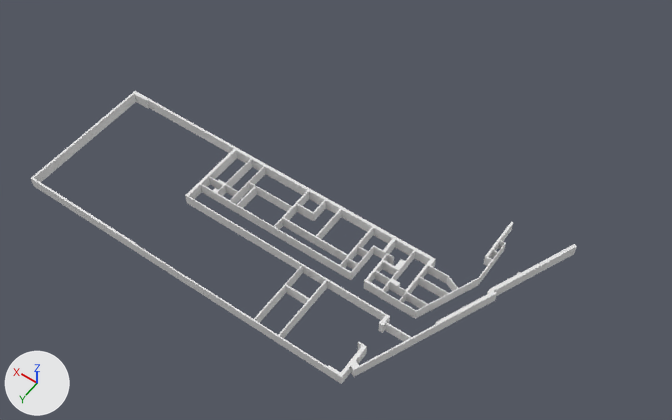
The Blender file INB Resources/Raw Assets/Blender/floor.blend: old version first, new version second.
One viewpoint serves both versions: a camera (50 mm lens) standing at (-47.8, 122.3, 116.1) and looking at (8.1, 44.1, -6.8). Arrows for +X, +Y and +Z are at lower left; the lights stay in place.
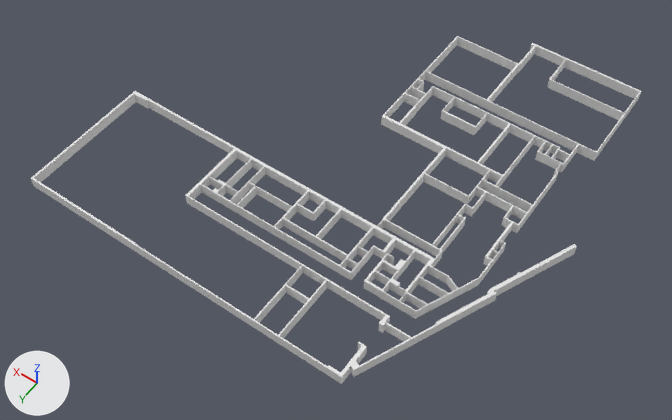
Commit message: Ground floor walls around 75% complete.

Location of each change, (x1, y1, x2, y2) in pixels of the pictures (672 x 420 px):
'Cube', reshaped (12% wider, 19% taller): before (31, 91, 577, 384); after (31, 36, 641, 384)
part 1 of me_cube_002, added: after (373, 36, 641, 274)

Diff of the bpy script that builds the scene:
```diff
--- a/INB Resources/Raw Assets/Blender/floor.blend.py
+++ b/INB Resources/Raw Assets/Blender/floor.blend.py
@@ me_cube_002 @@
 # used by ob_cube; location = (0.0, 0.0, 0.0)
-me_cube_002.from_pydata(...)  # 900 vertices, 960 faces; spans x -29.3..48.3, y 33.2..72.3, z -1.1..0.9
+me_cube_002.from_pydata(...)  # 1536 vertices, 1640 faces; spans x -29.3..48.3, y -3.3..72.3, z -1.1..0.9
+# me_cube_002 part 1: 636 vertices added at x -23.4..10.0, y -3.3..49.5, z -1.1..0.9
```
